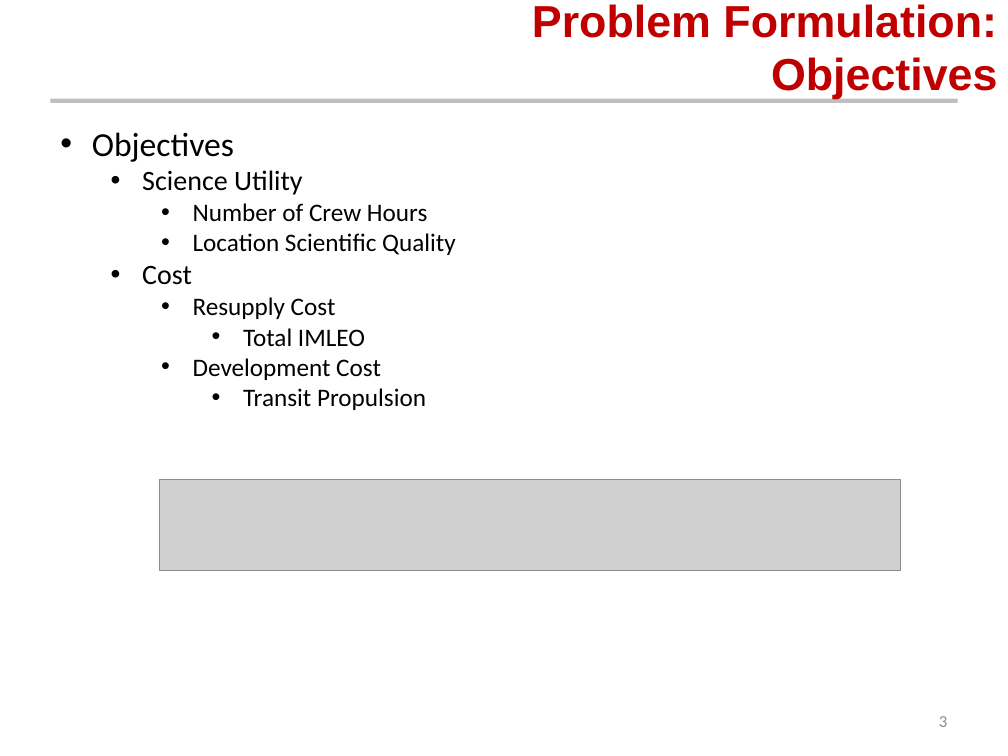
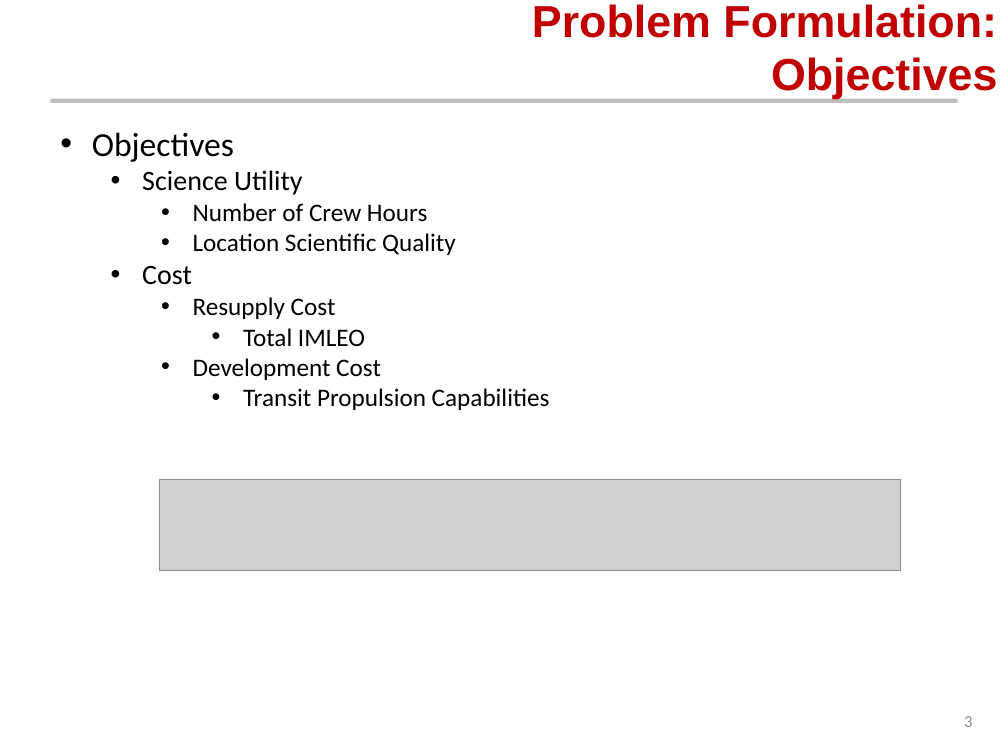
Before and after one commit to AeroSigma/Mars2040, a slide deck: slide 3 of MSDO/Assignment5/Mars 2040 Optimization Presentation.pptx. Drawn at 1008x756 pixels with LibreOffice and Linux fonts; fonts in the diff are those of the drawing; grey boxes stand for pictures; background and template pictures are left out. Boxes give left, top, right and bottom in pixels: in the first picture for what was removed or moved away, otherwise in the second. Text is boxed around its words. In the diff, an @@ line names an element or a change of style, - is before the commit and + after.

```diff
--- a/MSDO/Assignment5/Mars 2040 Optimization Presentation.pptx
+++ b/MSDO/Assignment5/Mars 2040 Optimization Presentation.pptx
@@ text at (243,388,550,410): text changed @@
-      • Transit Propulsion
+      • Transit Propulsion Capabilities
@@ page number: place and size @@
-page number at (939,716,947,727)
+page number at (964,716,972,727)
```
Also in this commit, not shown: 9 other slides changed, 8 slides added, 4 other files.
